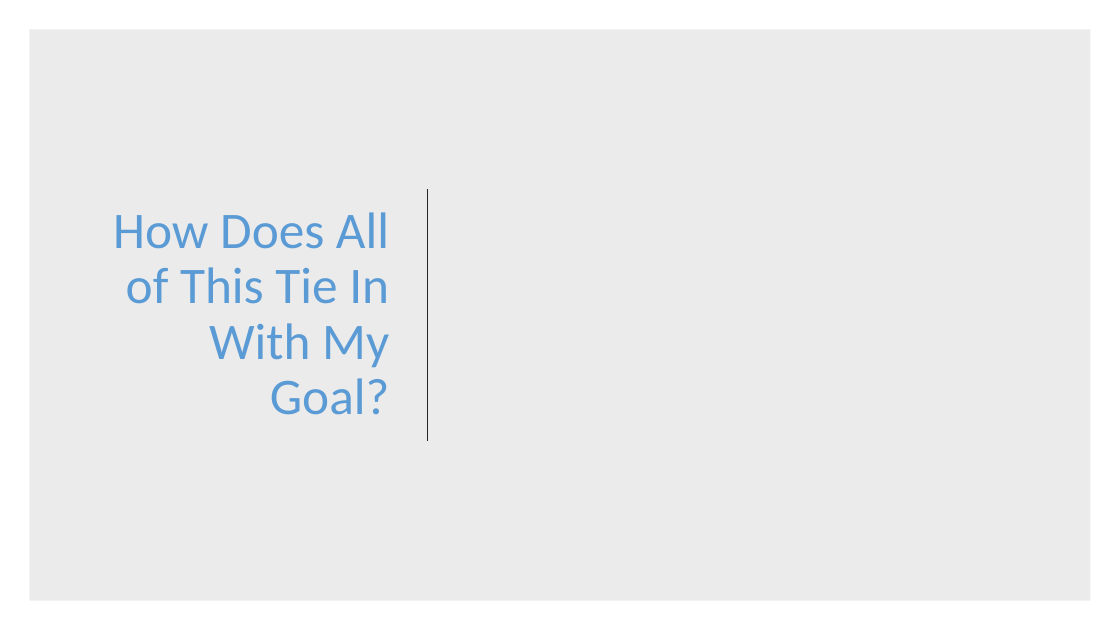
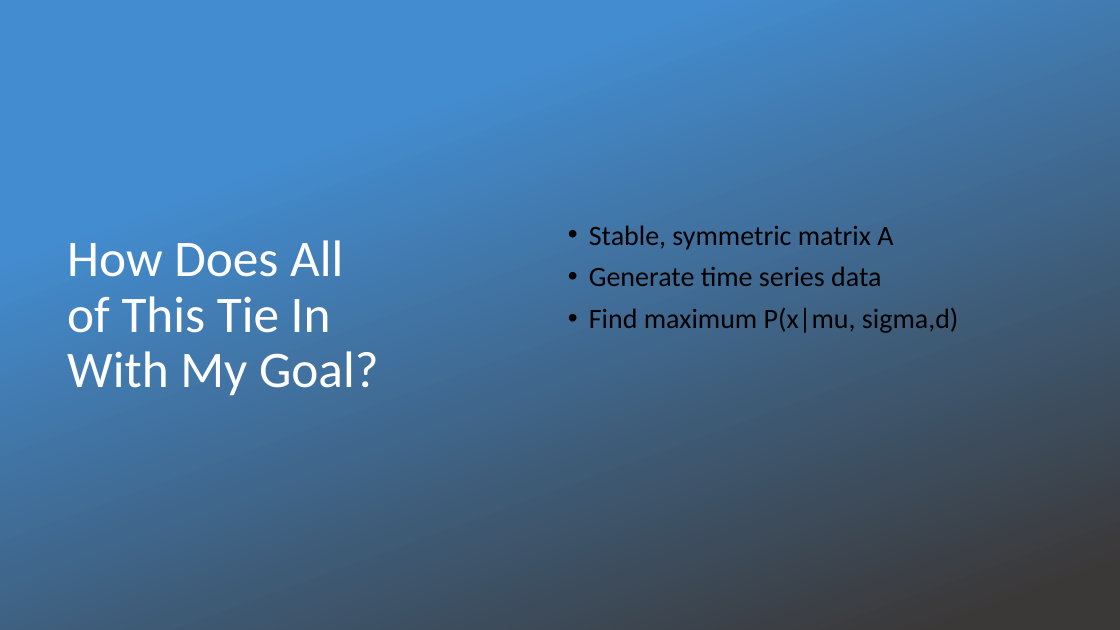
Before and after one commit to ndorilas2014/RMTProject, a slide deck: slide 14 of Presentation(RMT).pptx (slide 9 before the commit). Drawn at 1120x630 pixels with LibreOffice and Linux fonts; fonts in the diff are those of the drawing; background and template pictures are left out. Boxes give left, top, right and bottom in pixels: in the first picture for what was removed or moved away, otherwise in the second. Text is boxed around its words. In the diff, an @@ line names an element or a change of style, - is before the commit and + after.

```diff
--- a/Presentation(RMT).pptx
+++ b/Presentation(RMT).pptx
@@ rectangle: place and size @@
-rectangle at <box>29,29,1091,601</box>
+rectangle at <box>0,0,1120,630</box>
@@ rectangle at <box>0,0,1120,630</box>: fill #000000 at 8% opacity to gradient #438CCF to #3B3838 @@
@@ title "How Does All of This ...": place and size @@
-title "How Does All of This ..." at <box>113,212,389,415</box>
+title "How Does All of This ..." at <box>67,240,378,396</box>
@@ title "How Does All of This ..." at <box>67,240,378,396</box>: text colour #5B9BD5 to #FFFFFF; alignment right to left @@
@@ line removed from (428, 189) to (428, 441) @@
@@ text added at <box>589,225,958,333</box>, 24 pt, text #000000 @@
+• Stable, symmetric matrix A
+• Generate time series data
+• Find maximum P(x|mu, sigma,d)
```
Also in this commit, not shown: 5 other slides changed, 13 slides added, 2 slides removed, 17 other files.
